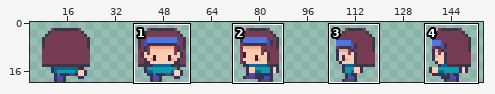
Pixel-art file: Assets/Art/S_Avatar.aseprite. The picture above shows the old version from afar; the outline marks the close-up.
Close-up. Earlier state:
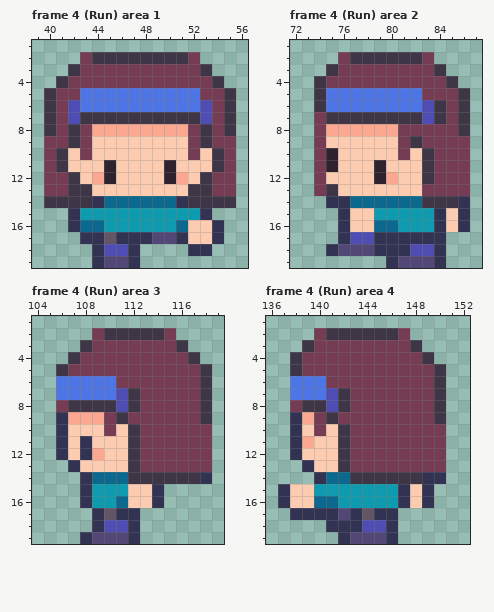
160x20 pixels, 11 frames. Shown: frame 4 (Run) area 1: x 39..56, y 1..19; frame 4 (Run) area 2: x 72..87, y 1..19; frame 4 (Run) area 3: x 104..119, y 1..19; frame 4 (Run) area 4: x 136..152, y 1..19. The wide view leaves out empty margins. The commit also changed other frames or places, which this record leaves out.
After:
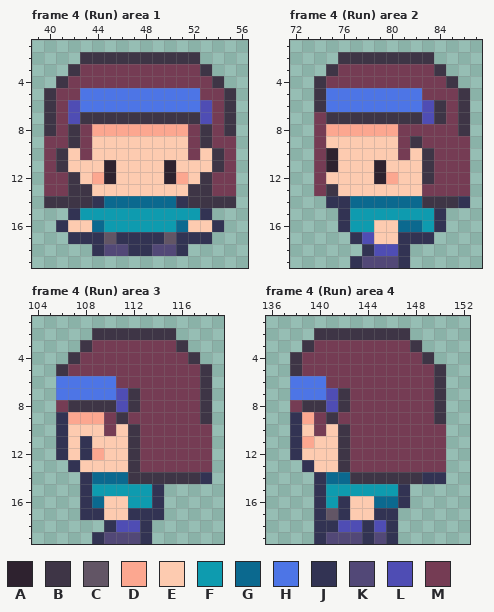
Palette (. is transparent): A #2e222f  B #3e3546  C #625565  D #fca790  E #fdcbb0  F #0e9baf  G #0b698f  H #4d75e6  J #323353  K #524877  L #4f4db4  M #753c54
The author wrote: Update Character Animation
The exact change:
--- frame 4 (Run) area 1, layer "Flattened"
@@ x 39..56 @@
  1 ..................
- 2 ....MBBBBBBBBM....
+ 2 ....BBBBBBBBBB....
  3 ...BMMMMMMMMMMB...
@@ x 39..56 @@
 15 ...JFFFFFFFFFFJ...
-16 ...JGGFFFFFFGEEJ..
-17 ....JJCJJJKKJEEJ..
-18 .....JLLJ....JJ...
-19 .....JKKJ.........
+16 ..JEEGFFFFFFGEEJ..
+17 ...JJJCJJJJCJJJ...
+18 .....JKKJJKKJ.....
+19 ..................
--- frame 4 (Run) area 2, layer "Flattened"
@@ x 72..87 @@
  1 ................
- 2 ....MBBBBBBM....
+ 2 ....BBBBBBBB....
  3 ...BMMMMMMMMB...
@@ x 72..87 @@
 14 ...JJGGGGGGBBBJ.
-15 ....JEEFFFFFJEJ.
-16 ....JEEGGFFFJEJ.
-17 ....JLLJJJJJJ...
-18 ...JKKKJJJLLJ...
-19 ........JKKKJ...
+15 ....JFFFFFFFJ...
+16 ....JFFEEGGFJ...
+17 .....JLEEJJJ....
+18 ......JLLJ......
+19 .....JKKKJ......
--- frame 4 (Run) area 3, layer "Flattened"
@@ x 107..117 @@
  1 ...........
- 2 ..MBBBBBM..
+ 2 ..BBBBBBB..
  3 .BMMMMMMMB.
@@ x 106..116 @@
 14 ..JGGGBBBBB
-15 ..JFFFEEJ..
-16 ..JFFGEEJ..
-17 ...JCJJ....
-18 ...JLLJ....
-19 ..JKKKJ....
+15 ..JFFFFFJ..
+16 ..JGEEFFJ..
+17 ..JJEEJJJ..
+18 ....JLLJ...
+19 ...JKKKJ...
--- frame 4 (Run) area 4, layer "Flattened"
@@ x 136..152 @@
  1 .................
- 2 ....MBBBBBBM.....
+ 2 ....BBBBBBBB.....
  3 ...BMMMMMMMMB....
@@ x 136..152 @@
 14 ....JGGBBBBBBJJ..
-15 .JEEFFFFFFFJEJ...
-16 .JEEGGFFFFFJEJ...
-17 ..JJJJKJCJJ......
-18 .....JJJLLJ......
-19 ......JKKKJ......
+15 ....JFFFFFFJ.....
+16 ....JFJEEGGJ.....
+17 ....JCJEEJJ......
+18 ....JJLLJLJ......
+19 ....JKKKJKJ......
